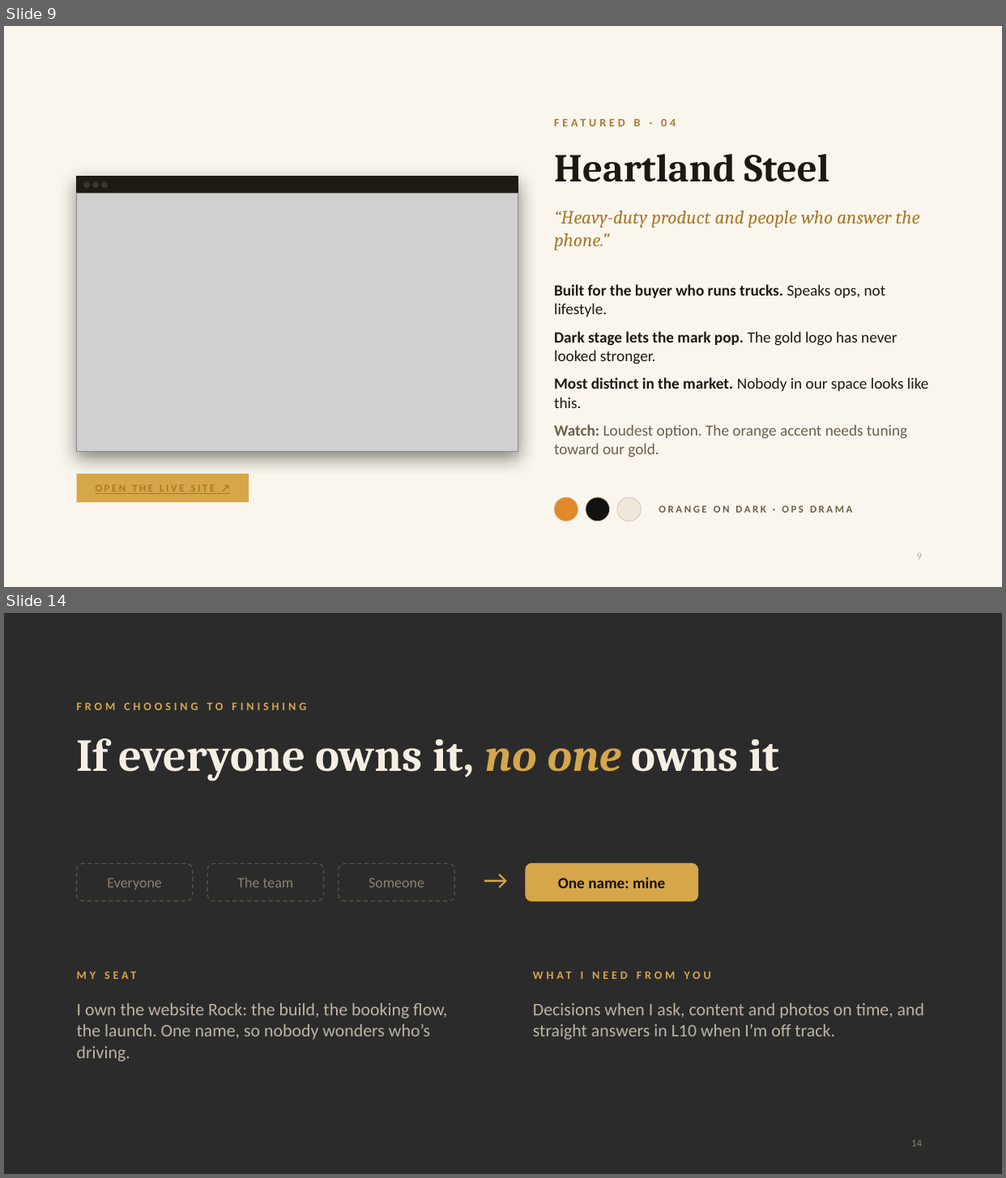
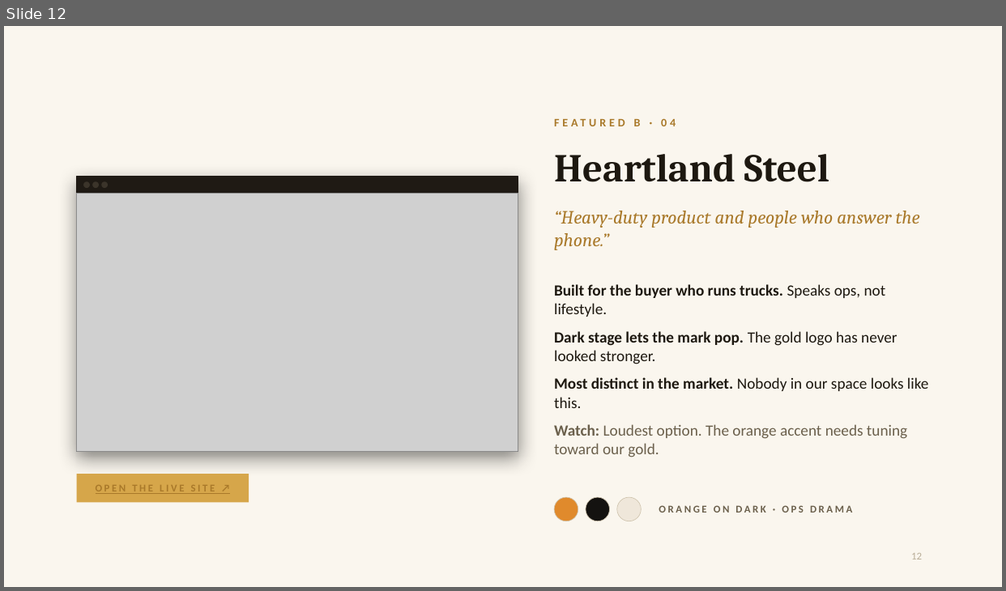
Before and after one commit to jpzllkfl/ace-design-presentation, a slide deck: ACE-Design-Review.pptx. Shown one above the other, each under a label of ours: slides 9 and 14 before the commit, slide 12 after it; the slides between them are not shown. The pictures are 1006x1178 and 1006x591 pixels, drawn with LibreOffice and Linux fonts; fonts in the diff are those of the drawing; grey boxes stand for pictures; background and template pictures are left out; a plain dark background stands for a picture behind light text. Boxes give left, top, right and bottom in pixels: in the first picture for what was removed or moved away, otherwise in the second. Text is boxed around its words. In the diff, an @@ line names an element or a change of style, - is before the commit and + after.

```diff
--- a/ACE-Design-Review.pptx
+++ b/ACE-Design-Review.pptx
@@ slide 14 removed at bbox=[4, 613, 1002, 1174], background picture (left out) @@
@@ text removed at bbox=[77, 703, 306, 710] @@
-FROM CHOOSING TO FINISHING
@@ title removed at bbox=[77, 739, 779, 781] @@
-If everyone owns it, no one owns it
@@ rounded rectangle removed at bbox=[77, 864, 193, 901] @@
-Everyone
@@ rounded rectangle removed at bbox=[207, 864, 324, 901] @@
-The team
@@ rounded rectangle removed at bbox=[339, 864, 454, 901] @@
-Someone
@@ text removed at bbox=[473, 862, 518, 900] @@
-→
@@ rounded rectangle removed at bbox=[526, 864, 698, 901] @@
-One name: mine
@@ text removed at bbox=[77, 969, 473, 991] @@
-MY SEAT
@@ text removed at bbox=[581, 972, 584, 979] @@
-WHAT I NEED FROM YOU
@@ text removed at bbox=[77, 1003, 447, 1062] @@
-I own the website Rock: the build, the booking flow, the launch. One name, so nobody wonders who’s driving.
@@ text removed at bbox=[533, 1003, 924, 1040] @@
-Decisions when I ask, content and photos on time, and straight answers in L10 when I’m off track.
@@ page number removed at bbox=[911, 1140, 922, 1147] @@
-14
@@ what was slide 9 is now slide 12 @@
@@ page number at bbox=[911, 553, 922, 560]: text changed @@
-9
+12
```
Also in this commit, not shown: 12 slides changed, 4 slides added, 3 other slides removed, 4 other files.
